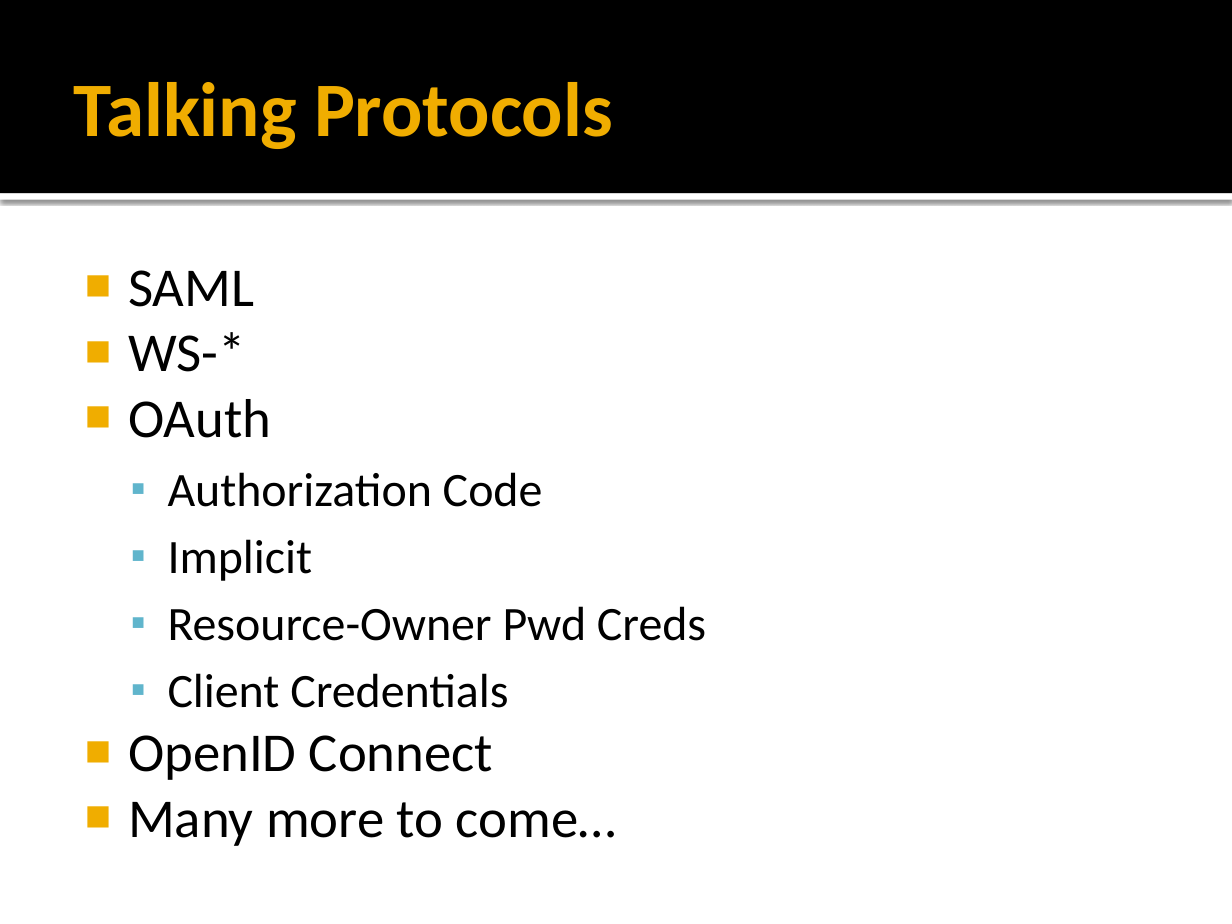
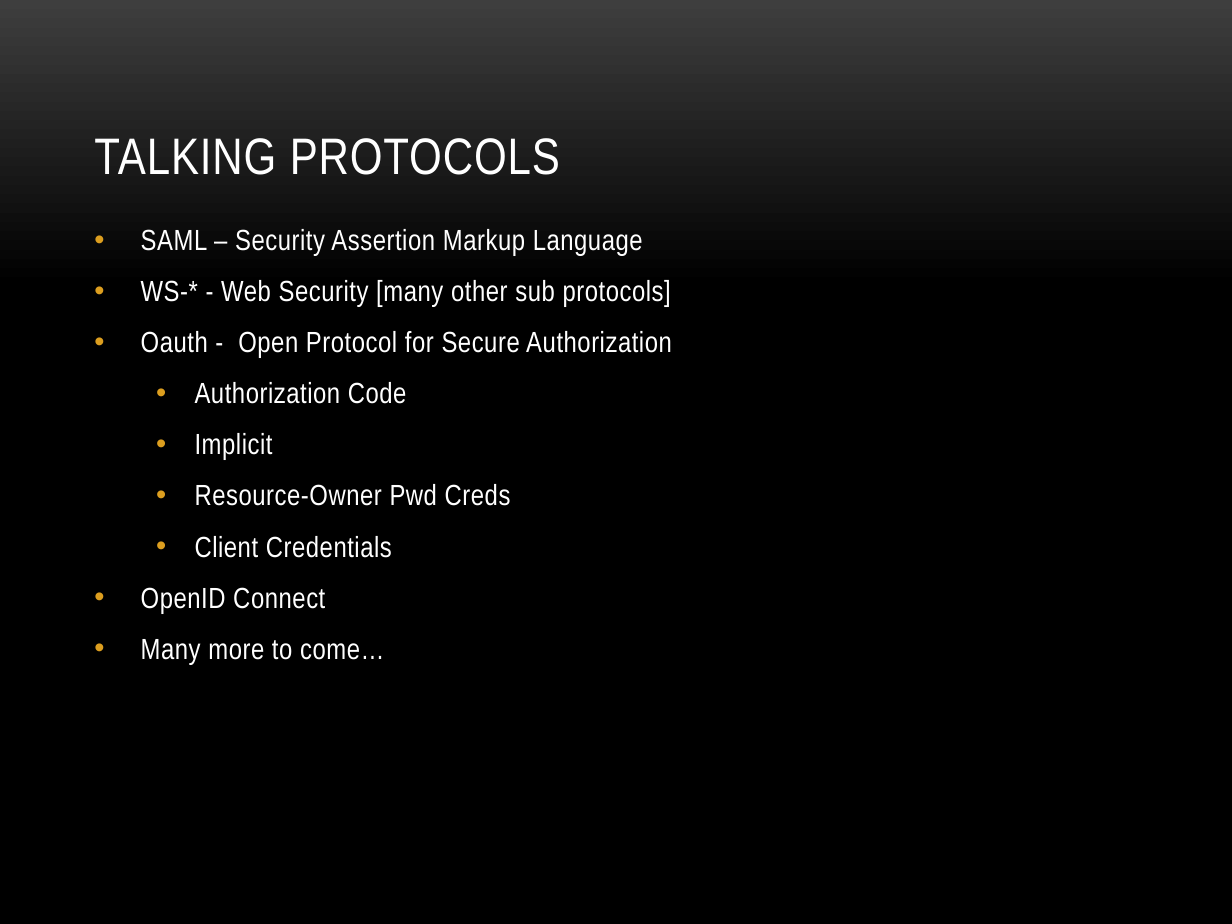
Before and after one commit to anibalvelarde/SSOExample, a slide deck: slide 11 of SSOPresentation/IAM_SSO.pptx (slide 9 before the commit). Drawn at 1232x924 pixels with LibreOffice and Linux fonts; fonts in the diff are those of the drawing; background and template pictures are left out. Boxes give left, top, right and bottom in pixels: in the first picture for what was removed or moved away, otherwise in the second. Text is boxed around its words. In the diff, an @@ line names an element or a change of style, - is before the commit and + after.

```diff
--- a/SSOPresentation/IAM_SSO.pptx
+++ b/SSOPresentation/IAM_SSO.pptx
@@ background #FFFFFF to picture (left out) @@
@@ rectangle removed at (x1=0, y1=0, x2=1232, y2=193) @@
@@ title "TALKING PROTOCOLS" at (x1=94, y1=138, x2=560, y2=175): vertical alignment middle to bottom @@
@@ title at (x1=94, y1=138, x2=560, y2=175): text changed; size 45 to 30 pt; font Calibri to Arial Narrow; text colour #F0AD00 to #FFFFFF; bold off @@
-Talking Protocols
+TALKING PROTOCOLS
@@ rectangle removed at (x1=0, y1=193, x2=1232, y2=200) @@
@@ text "SAML – Security Assertion Markup ..." moved from (x1=128, y1=270, x2=706, y2=846) to (x1=141, y1=229, x2=672, y2=664) @@
@@ text at (x1=141, y1=229, x2=672, y2=358): text changed; size 32 to 17 pt; font Calibri to Arial Narrow; text colour #000000 to #FFFFFF @@
-■ SAML
-■ WS-*
-■ OAuth
+• SAML – Security Assertion Markup Language
+• WS-* - Web Security [many other sub protocols]
+• Oauth - Open Protocol for Secure Authorization
@@ text at (x1=141, y1=382, x2=511, y2=664): size 28 to 17 pt in "Authorization Code", "Implicit", "Resource-Owner Pwd Creds", "Client Credentials"; font Calibri to Arial Narrow, text colour #000000 to #FFFFFF, letter spacing 0 to 0.3 pt in "Authorization Code", "Implicit", "Resource-Owner Pwd Creds", "Client Credentials" and 2 more places; size 32 to 17 pt in "OpenID Connect", "Many more to come…"; bullet ▪ to •; more space between paragraphs; bullet colour #60B5CC to #DC9E1F; bullet ■ to •; bullet colour #F0AD00 to #DC9E1F @@
```
Also in this commit, not shown: 15 other slides changed, 7 slides added, 4 slides removed.
